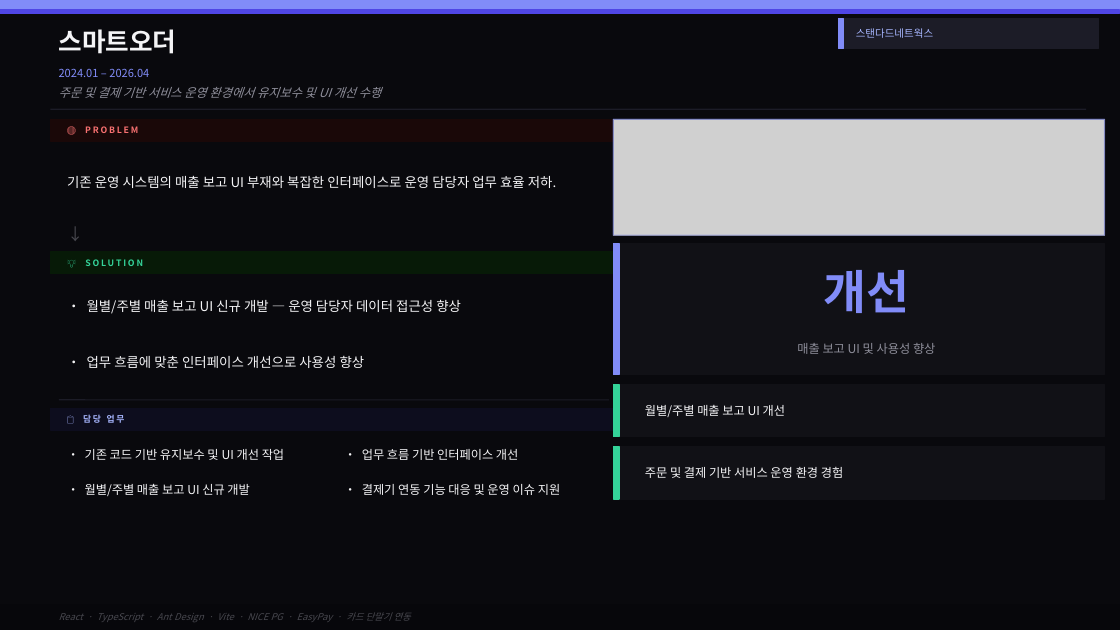
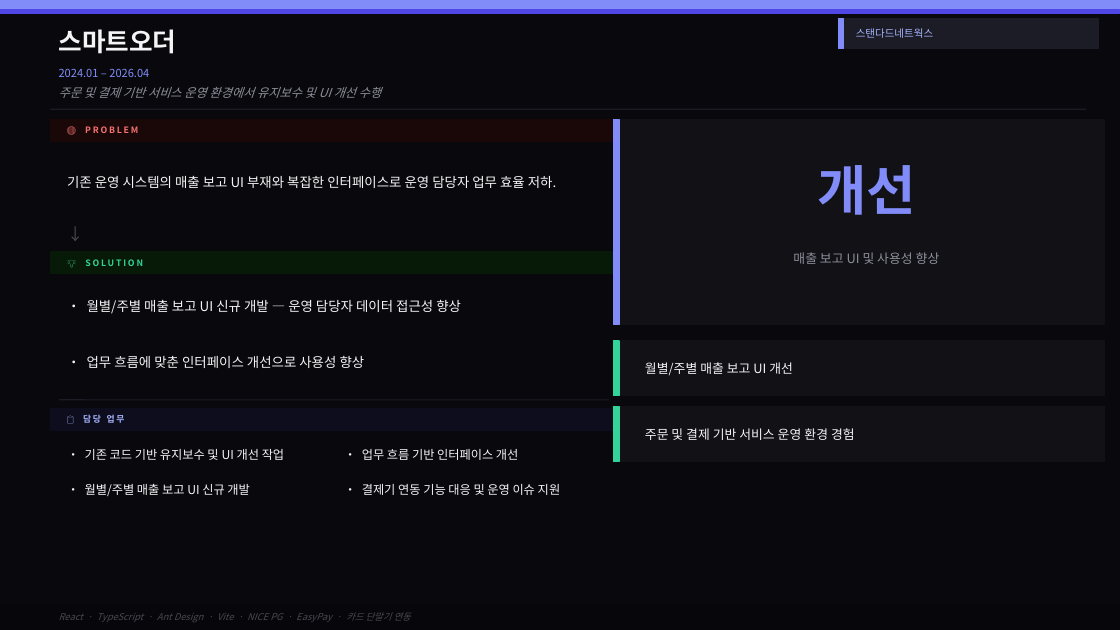
Before and after one commit to jinwonnnnnnn/jinwon-portfolio, a slide deck: slide 10 of apps/web/public/portfolio.pptx. Drawn at 1120x630 pixels with LibreOffice and Linux fonts; fonts in the diff are those of the drawing; grey boxes stand for pictures. Boxes give left, top, right and bottom in pixels: in the first picture for what was removed or moved away, otherwise in the second. Text is boxed around its words. In the diff, an @@ line names an element or a change of style, - is before the commit and + after.

```diff
--- a/apps/web/public/portfolio.pptx
+++ b/apps/web/public/portfolio.pptx
@@ rectangle: place and size @@
-rectangle at [613, 244, 619, 375]
+rectangle at [613, 119, 619, 324]
@@ rectangle: place and size @@
-rectangle at [613, 119, 1105, 235]
+rectangle at [613, 119, 1105, 324]
@@ rectangle at [613, 119, 1105, 324]: fill none to #111116; outline #818CF8 1 pt to #111116 1 pt @@
@@ picture removed at [613, 119, 1105, 235] @@
@@ text "개선": place and size @@
-text "개선" at [824, 270, 910, 313]
+text "개선" at [817, 165, 916, 215]
@@ text "개선" at [817, 165, 916, 215]: size 40 to 46 pt @@
@@ size 10.5 to 11 pt in 3 elements at [645, 428, 855, 440], [645, 362, 793, 375], [793, 252, 940, 264] @@
@@ text "매출 보고 UI 및 사용성 ...": place and size @@
-text "매출 보고 UI 및 사용성 ..." at [797, 343, 935, 354]
+text "매출 보고 UI 및 사용성 ..." at [793, 252, 940, 264]
@@ rectangle: place and size @@
-rectangle at [613, 244, 1105, 375]
+rectangle at [613, 341, 1105, 396]
@@ rectangle: place and size @@
-rectangle at [613, 447, 619, 499]
+rectangle at [613, 341, 619, 396]
@@ text "월별/주별 매출 보고 UI 개선": place and size @@
-text "월별/주별 매출 보고 UI 개선" at [645, 405, 785, 417]
+text "월별/주별 매출 보고 UI 개선" at [645, 362, 793, 375]
@@ rectangle: place and size @@
-rectangle at [613, 385, 1105, 437]
+rectangle at [613, 407, 1105, 461]
@@ rectangle: place and size @@
-rectangle at [613, 385, 619, 437]
+rectangle at [613, 407, 619, 461]
@@ text "주문 및 결제 기반 서비스 ...": place and size @@
-text "주문 및 결제 기반 서비스 ..." at [645, 467, 843, 478]
+text "주문 및 결제 기반 서비스 ..." at [645, 428, 855, 440]
@@ rectangle removed at [613, 447, 1105, 499] @@
```
Also in this commit, not shown: 6 other slides changed, 3 other files.
